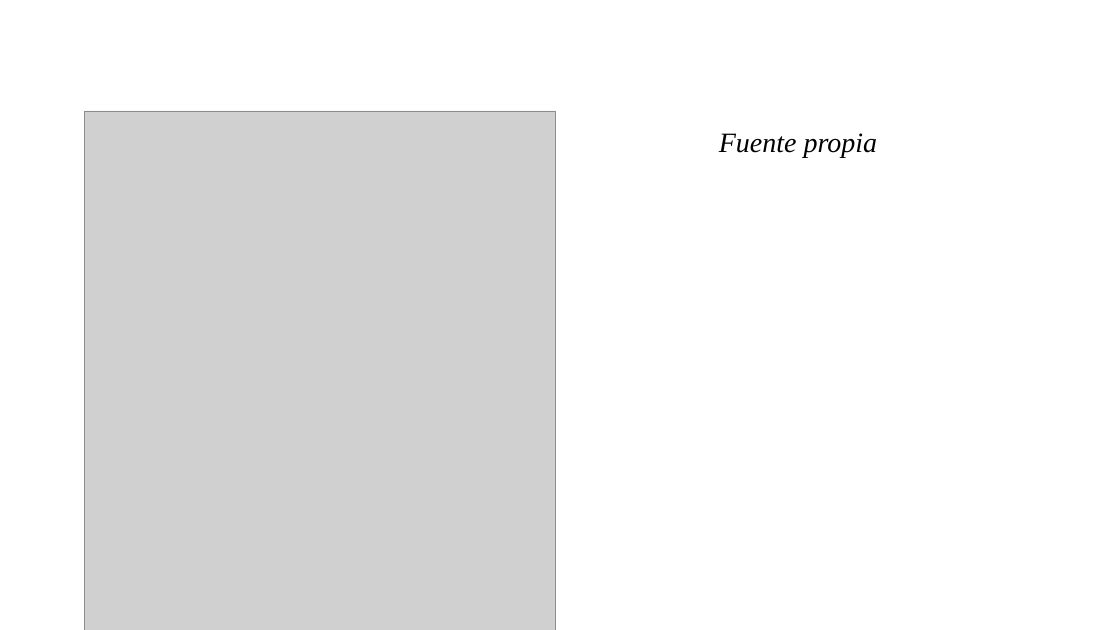
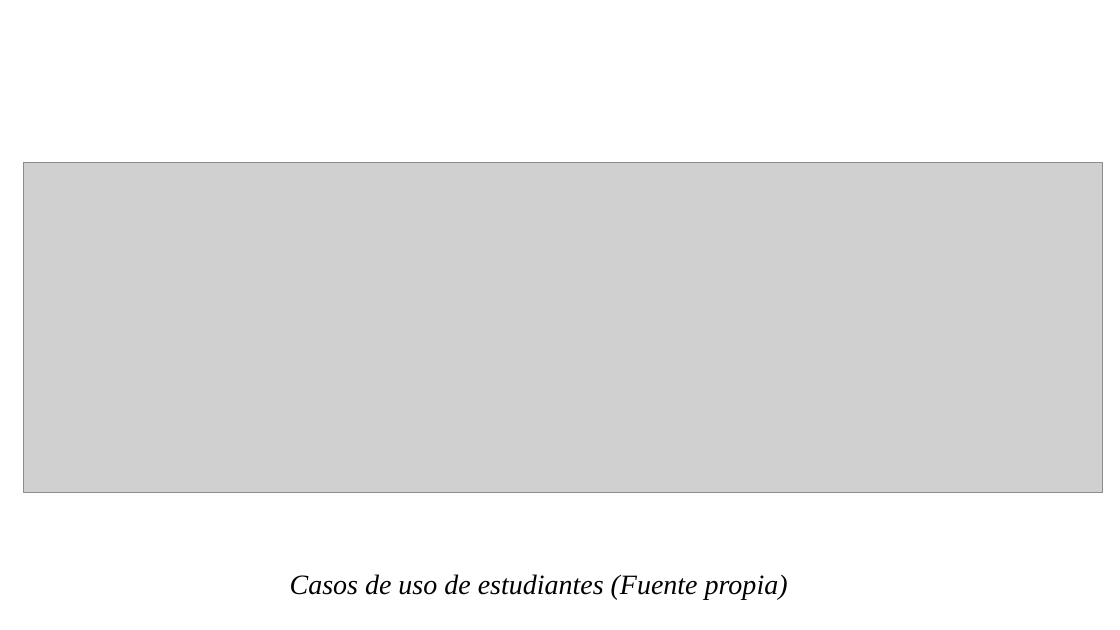
Before and after one commit to BrayanNovoa/uniminuto, a slide deck: slide 15 of expo/expo.pptx. Drawn at 1120x630 pixels with LibreOffice and Linux fonts; fonts in the diff are those of the drawing; grey boxes stand for pictures; background and template pictures are left out. Boxes give left, top, right and bottom in pixels: in the first picture for what was removed or moved away, otherwise in the second. Text is boxed around its words. In the diff, an @@ line names an element or a change of style, - is before the commit and + after.

```diff
--- a/expo/expo.pptx
+++ b/expo/expo.pptx
@@ picture removed at (x1=84, y1=111, x2=555, y2=630) @@
@@ picture added at (x1=24, y1=162, x2=1102, y2=492) @@
@@ text at (x1=290, y1=574, x2=788, y2=599): text changed @@
-Fuente propia
+Casos de uso de estudiantes (Fuente propia)
```
Also in this commit, not shown: 11 other slides changed, 1 slide removed, 1 other file.
